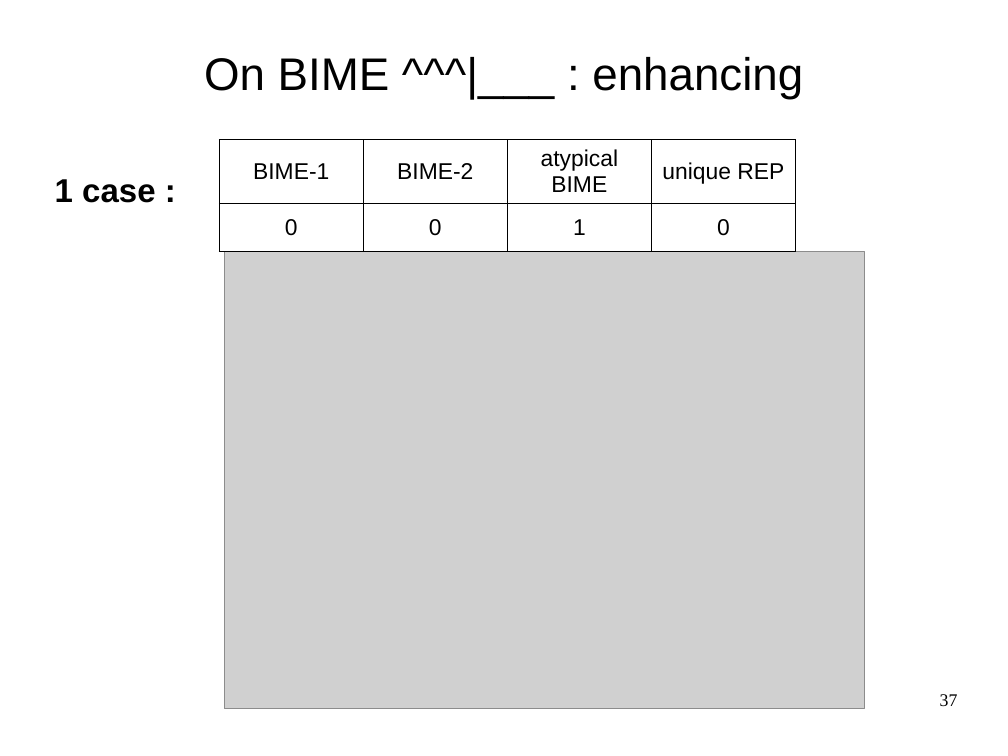
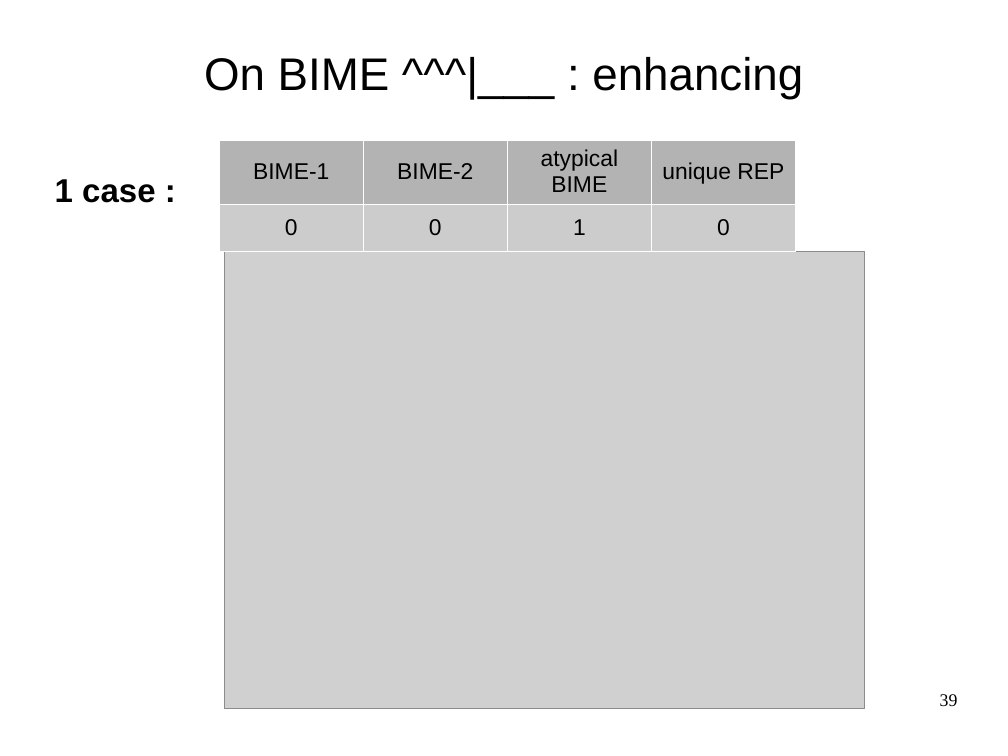
Before and after one commit to mesmeraf/stage_M2, a slide deck: slide 39 of presentations/presentation_labo_03-19.odp (slide 37 before the commit). Drawn at 1008x756 pixels with LibreOffice and Linux fonts; fonts in the diff are those of the drawing; grey boxes stand for pictures; background and template pictures are left out. Boxes give left, top, right and bottom in pixels: in the first picture for what was removed or moved away, otherwise in the second. Text is boxed around its words. In the diff, an @@ line names an element or a change of style, - is before the commit and + after.

```diff
--- a/presentations/presentation_labo_03-19.odp
+++ b/presentations/presentation_labo_03-19.odp
@@ table at bbox=[220, 140, 798, 248] @@
@@ fill none to #B3B3B3 in row 1 @@
@@ fill none to #CCCCCC in row 2 @@
@@ borders changed @@
@@ page number at bbox=[940, 694, 958, 706]: text changed @@
-37
+39
```
Also in this commit, not shown: 14 other slides changed, 3 slides added, 1 slide removed, 8 other files.
